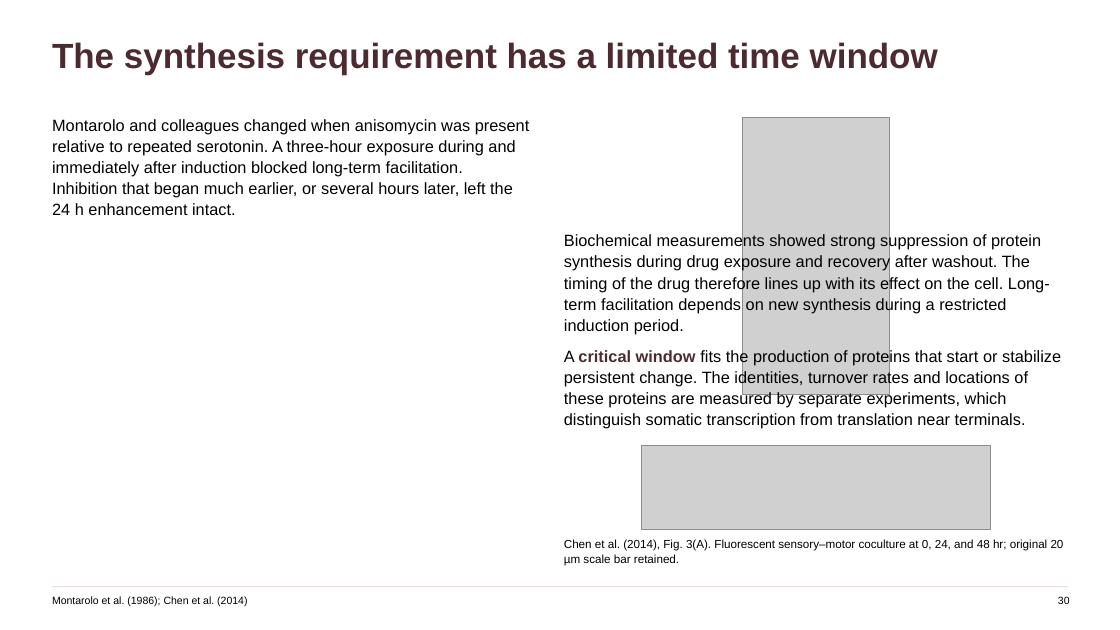
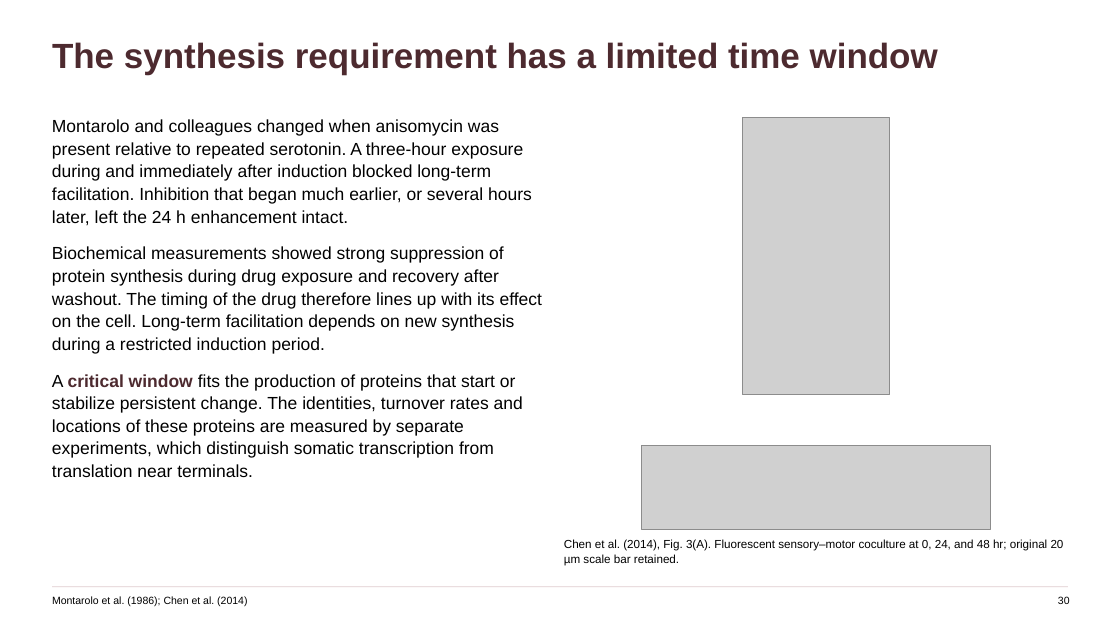
Before and after one commit to jordanxxlopez/NEUROETHOLOGY, a slide deck: slide 39 of scaffolded/Neuroethology_Lecture36_FA2026_SCAFFOLDED.pptx. Drawn at 1120x630 pixels with LibreOffice and Linux fonts; fonts in the diff are those of the drawing; grey boxes stand for pictures. Boxes give left, top, right and bottom in pixels: in the first picture for what was removed or moved away, otherwise in the second. Text is boxed around its words. In the diff, an @@ line names an element or a change of style, - is before the commit and + after.

```diff
--- a/scaffolded/Neuroethology_Lecture36_FA2026_SCAFFOLDED.pptx
+++ b/scaffolded/Neuroethology_Lecture36_FA2026_SCAFFOLDED.pptx
@@ text at <box>52,119,532,225</box>: size 14 to 15 pt in "Montarolo and colleagues changed when anisomycin was ..." @@
@@ text removed at <box>564,233,1050,335</box> @@
-Biochemical measurements showed strong suppression of protein synthesis during drug exposure and recovery after washout. The timing of the drug therefore lines up with its effect on the cell. Long-term facilitation depends on new synthesis during a restricted induction period.
@@ text at <box>52,246,542,477</box>: paragraphs added @@
+Biochemical measurements showed strong suppression of protein synthesis during drug exposure and recovery after washout. The timing of the drug therefore lines up with its effect on the cell. Long-term facilitation depends on new synthesis during a restricted induction period.
+A critical window fits the production of proteins that start or stabilize persistent change. The identities, turnover rates and locations of these proteins are measured by separate experiments, which distinguish somatic transcription from translation near terminals.
@@ text removed at <box>564,348,1061,429</box> @@
-A critical window fits the production of proteins that start or stabilize persistent change. The identities, turnover rates and locations of these proteins are measured by separate experiments, which distinguish somatic transcription from translation near terminals.
```
Also in this commit, not shown: 57 other slides changed, 8 other files.
